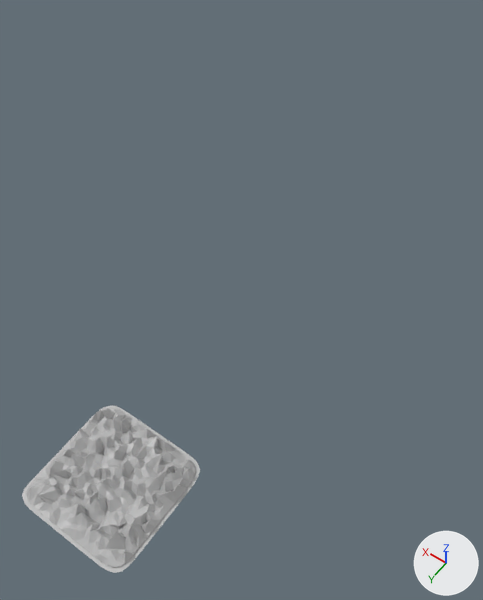
The FBX model Shaders_Modelos_Niveles/Assets/Art/Models/pinchos.fbx: old version first, new version second.
Rendered twice from a camera (50 mm lens) standing at (-12.2, 6.8, 29.8) and looking at (-0.1, -10.2, 3.1). Every picture has the same lights, and +X, +Y and +Z are marked at lower right. The older version comes first. Where no turn or scale is listed for an object, it has been applied to the vertices.

Objects in the first picture: 'Pinchos'.
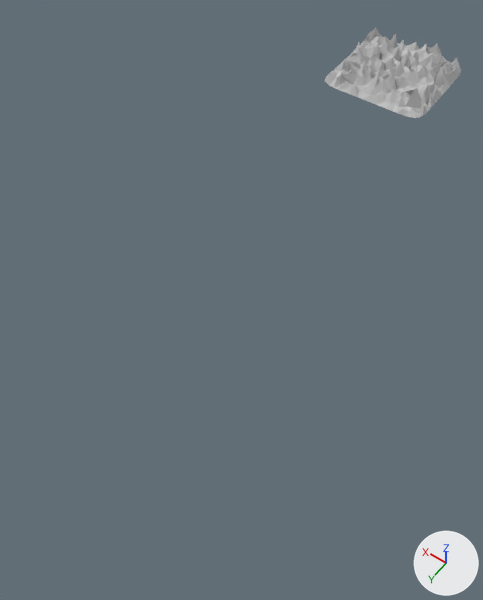
The change, as a list of edits to the scene's bpy script:
```text
Change me_mesh:
    used by ob_pinchos; location = (0.0, 0.0, -0.09)
    remove me_mesh.from_pydata(...)  # 667 vertices, 1092 faces; spans x -3.16..3.16, y -3.16..3.16, z -0.01..1.12
    add me_mesh.from_pydata(...)  # 507 vertices, 932 faces; spans x -2.99..2.99, y -2.99..2.99, z 0.09..1.12
    me_mesh part 1
    160 vertices are removed from x -3.16..3.16, y -3.16..3.16, z -0.01
    160 faces are deleted
Change ob_pinchos:
    ob_pinchos.location: (0.0, 0.0, -0.09) -> (0.0, -24.93, 8.0)
```

What differs and where, as boxes [x1, y1, x2, y2] in the pictures (483 x 600 px):
'Pinchos', reshaped, moved (23% narrower, 46% shorter)
    before: [22, 405, 200, 573]
    after: [325, 28, 461, 118]
part 1 of me_mesh, deleted
    before: [22, 405, 200, 573]
